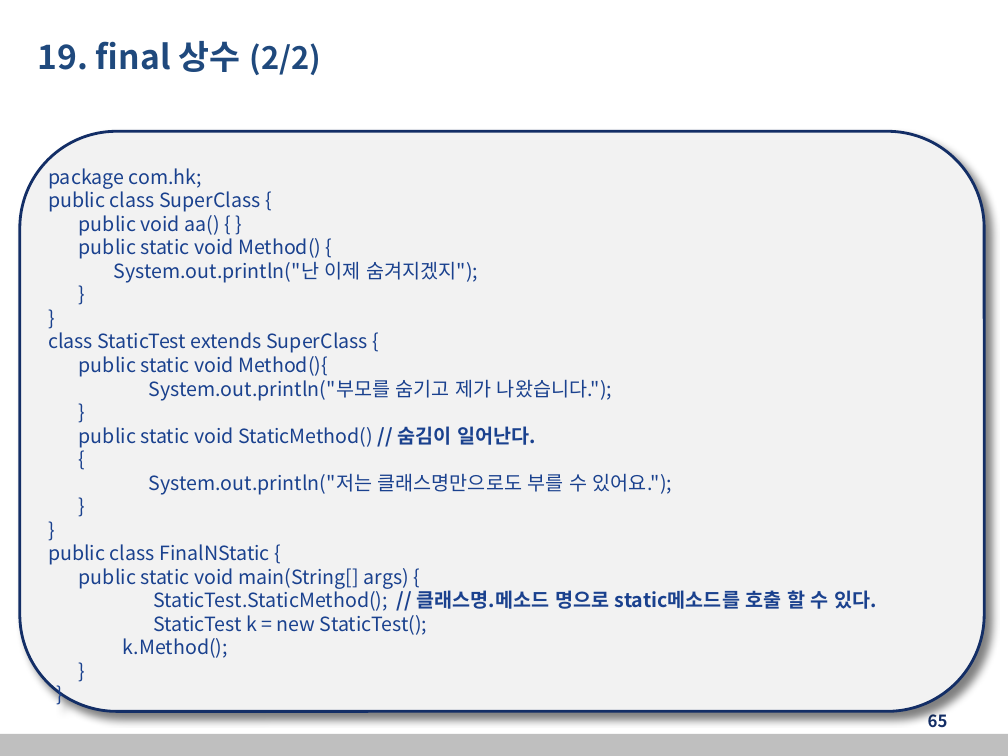
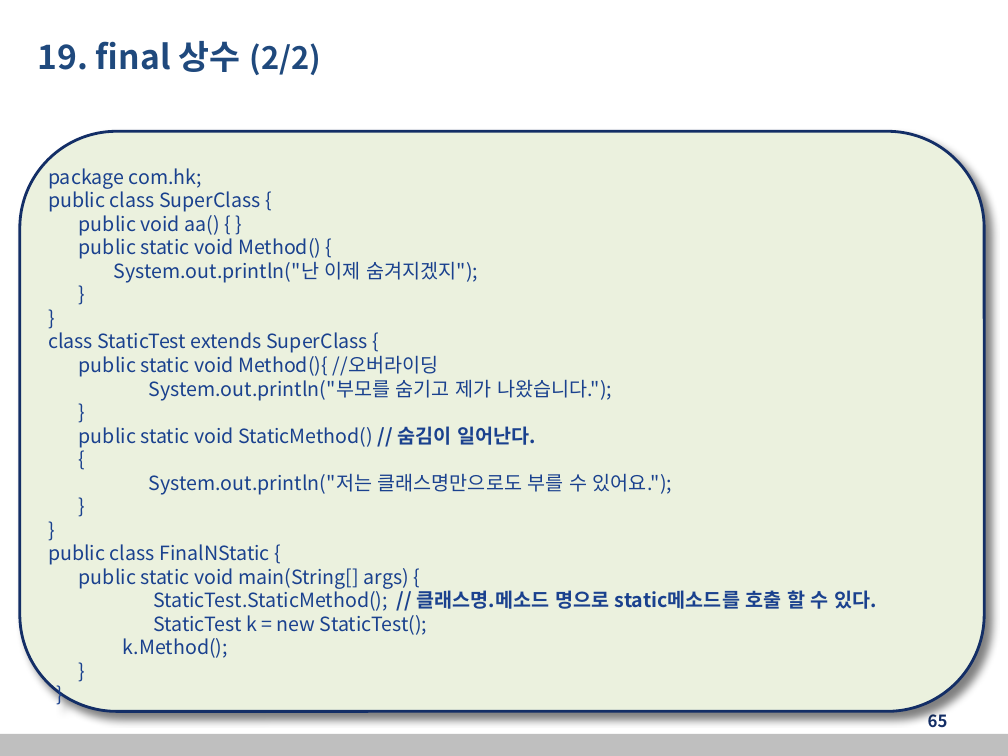
Before and after one commit to kang99king3/back-end_edu20221230, a slide deck: slide 65 of 자바교안_20221230.pptx. Drawn at 1008x756 pixels with LibreOffice and Linux fonts; fonts in the diff are those of the drawing. Boxes give left, top, right and bottom in pixels: in the first picture for what was removed or moved away, otherwise in the second. Text is boxed around its words. In the diff, an @@ line names an element or a change of style, - is before the commit and + after.

```diff
--- a/자바교안_20221230.pptx
+++ b/자바교안_20221230.pptx
@@ rounded rectangle "package com.hk;" at [20,131,985,711]: fill #F2F2F2 to #EBF1DE @@
@@ text in rounded rectangle at [79,352,439,377]: text changed @@
-public static void Method(){
+public static void Method(){ //오버라이딩
```
Also in this commit, not shown: 49 other slides changed.
